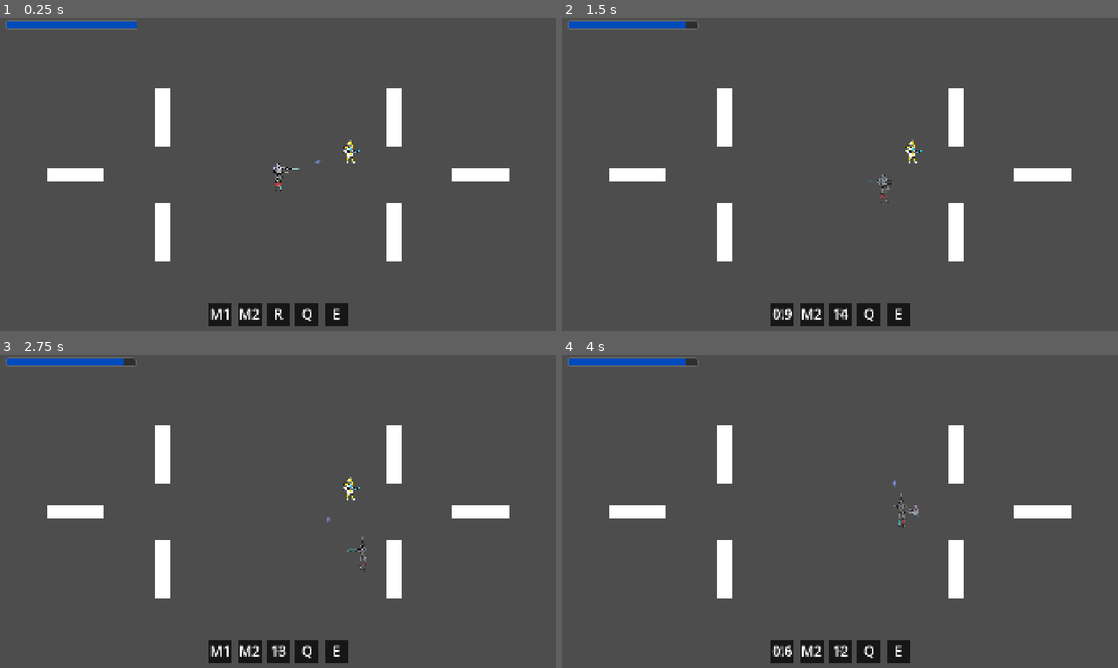
Above: before the commit, frames 1-4 (two rows, left to right).
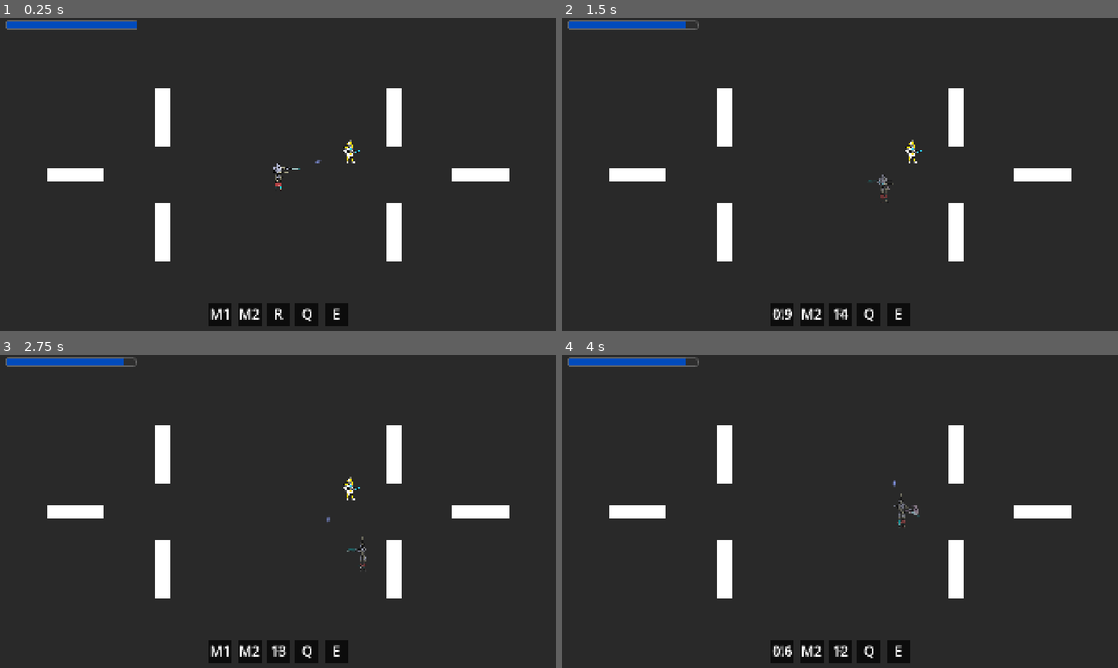
Above: after the commit, the same moments.

Repository: Thechi2000/ogj-2025
Game: Godot game, scene res://nodes/levels/level1/level1.tscn
Two runs of this game, one before a commit and one after it. Both use one fixed random seed, a clock stepped at 60 frames per second and the inputs below. The engine's default icon, where the game draws it, is replaced by a stand-in: a white triangle on a blue panel in a dark square.
Inputs (mouse positions are in pixels of both pictures, inside the frame that each line leads up to):
- Up to frame 1 (0.25 s): no input
- Up to frame 2 (1.5 s): move the mouse to (962, 158) at 0.52 s; hold D (move_right) 0.53-1.28 s; tap R (use_body_module) at 0.6 s; move the mouse to (728, 190) at 1.27 s; hold S (move_down) from 1.28 s (still down); click (728, 190) at 1.35 s
- Up to frame 3 (2.75 s): move the mouse to (333, 442) at 2.02 s; release S (move_down) at 2.03 s; hold D (move_right) from 2.03 s (still down); right-click (333, 442) at 2.1 s
- Up to frame 4 (4 s): move the mouse to (812, 574) at 2.77 s; release D (move_right) at 2.78 s; hold W (move_up) 2.78-3.53 s; tap R (use_body_module) at 2.85 s; move the mouse to (1006, 558) at 3.52 s; hold A (move_left) from 3.53 s (still down); click (1006, 558) at 3.6 s

The runs differ from the first frame. In frame 1, 95% of the frame differs, in the area x 0-100%, y 0-100%; in frame 2, 95%; in frame 3, 95%; in frame 4, 95%.

Commit message:
feat: module menu

Diff:
--- /dev/null
+++ b/bg_scroll.gd
@@ -0,0 +1,13 @@
+extends TextureRect
+
+@export var speed = Vector2(10.0, 10.0)
+
+var offset = Vector2()
+
+func _process(delta: float) -> void:
+	offset += delta*speed
+	if offset.x >= 1920.0:
+		offset.x -= 1920.0
+	if offset.y >= 1080.0:
+		offset.y -= 1080.0
+	position = offset - Vector2(1920, 1080)
--- /dev/null
+++ b/module_menu.gd
@@ -0,0 +1,12 @@
+extends CanvasLayer
+
+@export var module_selectors : Dictionary[Player.ModuleSlot, Node]
+
+func _exit():
+	pass
+
+func cancel():
+	_exit()
+
+func confirm():
+	_exit()
--- /dev/null
+++ b/module_menu.tscn
@@ -0,0 +1,189 @@
+[gd_scene load_steps=7 format=3 uid="uid://du5tvos5eclih"]
+
+[ext_resource type="Script" uid="uid://dyhlhdt3vkndc" path="res://module_menu.gd" id="1_3hyjm"]
+[ext_resource type="Texture2D" uid="uid://ci7i7k8kour1o" path="res://arts/tests/bg.png" id="2_u01e6"]
+[ext_resource type="Script" uid="uid://40xw4u7kxlgo" path="res://bg_scroll.gd" id="3_iw80h"]
+[ext_resource type="Texture2D" uid="uid://bn3n2qqsjg80n" path="res://arts/player/menu.png" id="4_731qf"]
+[ext_resource type="PackedScene" uid="uid://b3hp7kivao2pl" path="res://ui/select_module.tscn" id="5_wr23r"]
+[ext_resource type="Theme" uid="uid://lpvdefajyiib" path="res://ui_theme.tres" id="6_tfyqs"]
+
+[node name="Modules" type="CanvasLayer" node_paths=PackedStringArray("module_selectors")]
+script = ExtResource("1_3hyjm")
+module_selectors = {
+0: NodePath("LeftArm/SelectModule"),
+1: NodePath("RightLeg/SelectModule"),
+2: NodePath("LeftLeg/SelectModule"),
+3: NodePath("RightLeg/SelectModule"),
+4: NodePath("Body/SelectModule")
+}
+
+[node name="TextureRect2" type="TextureRect" parent="."]
+modulate = Color(1, 1, 1, 0.0588235)
+anchors_preset = 15
+anchor_right = 1.0
+anchor_bottom = 1.0
+offset_right = 3840.0
+offset_bottom = 2160.0
+grow_horizontal = 2
+grow_vertical = 2
+texture = ExtResource("2_u01e6")
+stretch_mode = 1
+script = ExtResource("3_iw80h")
+
+[node name="TextureRect" type="TextureRect" parent="."]
+anchors_preset = 15
+anchor_right = 1.0
+anchor_bottom = 1.0
+grow_horizontal = 2
+grow_vertical = 2
+texture = ExtResource("4_731qf")
+stretch_mode = 1
+
+[node name="RightArm" type="HBoxContainer" parent="."]
+anchors_preset = 15
+anchor_right = 1.0
+anchor_bottom = 1.0
+offset_left = 151.0
+offset_top = 387.0
+offset_right = -1526.0
+offset_bottom = -611.0
+grow_horizontal = 2
+grow_vertical = 2
+alignment = 1
+
+[node name="SelectModule" parent="RightArm" instance=ExtResource("5_wr23r")]
+layout_mode = 2
+
+[node name="Line2D" type="Line2D" parent="RightArm"]
+position = Vector2(-153, 90)
+points = PackedVector2Array(153, 0, 390, 0, 481, -132)
+width = 4.0
+default_color = Color(0.1408, 0.46528, 0.64, 0.517647)
+
+[node name="LeftArm" type="HBoxContainer" parent="."]
+anchors_preset = 15
+anchor_right = 1.0
+anchor_bottom = 1.0
+offset_left = 1426.0
+offset_top = 393.0
+offset_right = -251.0
+offset_bottom = -605.0
+grow_horizontal = 2
+grow_vertical = 2
+alignment = 1
+
+[node name="SelectModule" parent="LeftArm" instance=ExtResource("5_wr23r")]
+layout_mode = 2
+
+[node name="Line2D2" type="Line2D" parent="LeftArm"]
+position = Vector2(-1428, 90)
+points = PackedVector2Array(1674, 0, 1425, 0, 1328, -88)
+width = 4.0
+default_color = Color(0.1408, 0.46528, 0.64, 0.517647)
+
+[node name="RightLeg" type="HBoxContainer" parent="."]
+anchors_preset = 15
+anchor_right = 1.0
+anchor_bottom = 1.0
+offset_left = 138.0
+offset_top = 798.0
+offset_right = -1539.0
+offset_bottom = -200.0
+grow_horizontal = 2
+grow_vertical = 2
+alignment = 1
+
+[node name="SelectModule" parent="RightLeg" instance=ExtResource("5_wr23r")]
+layout_mode = 2
+item_count = 2
+popup/item_0/text = "Base"
+popup/item_1/text = "Dash"
+
+[node name="Line2D4" type="Line2D" parent="RightLeg"]
+position = Vector2(-1416, 90)
+points = PackedVector2Array(1468, 0, 1608, 0, 1854, -153)
+width = 4.0
+default_color = Color(0.1408, 0.46528, 0.64, 0.517647)
+
+[node name="LeftLeg" type="HBoxContainer" parent="."]
+anchors_preset = 15
+anchor_right = 1.0
+anchor_bottom = 1.0
+offset_left = 1420.0
+offset_top = 761.0
+offset_right = -257.0
+offset_bottom = -237.0
+grow_horizontal = 2
+grow_vertical = 2
+alignment = 1
+
+[node name="SelectModule" parent="LeftLeg" instance=ExtResource("5_wr23r")]
+layout_mode = 2
+item_count = 2
+popup/item_0/text = "Base"
+popup/item_1/text = "Dash"
+
+[node name="Line2D3" type="Line2D" parent="LeftLeg"]
+position = Vector2(-1417, 90)
+points = PackedVector2Array(1471, 0, 1605, 0, 1492, 139)
+width = 4.0
+default_color = Color(0.1408, 0.46528, 0.64, 0.517647)
+
+[node name="Body" type="HBoxContainer" parent="."]
+anchors_preset = 15
+anchor_right = 1.0
+anchor_bottom = 1.0
+offset_left = 1396.0
+offset_top = 582.0
+offset_right = -281.0
+offset_bottom = -416.0
+grow_horizontal = 2
+grow_vertical = 2
+alignment = 1
+
+[node name="SelectModule" parent="Body" instance=ExtResource("5_wr23r")]
+layout_mode = 2
+theme = ExtResource("6_tfyqs")
+popup/item_0/text = "Base"
+popup/item_1/text = "Warper"
+popup/item_2/text = "Camouflage"
+
+[node name="Line2D4" type="Line2D" parent="Body"]
+position = Vector2(-1417, 90)
+points = PackedVector2Array(1755, 0, 1419, 0, 1183, -285)
+width = 4.0
+default_color = Color(0.1408, 0.46528, 0.64, 0.517647)
+
+[node name="MarginContainer" type="MarginContainer" parent="."]
+anchors_preset = 12
+anchor_top = 1.0
+anchor_right = 1.0
+anchor_bottom = 1.0
+offset_top = -89.0
+grow_horizontal = 2
+grow_vertical = 0
+theme_override_constants/margin_left = 16
+theme_override_constants/margin_right = 16
+theme_override_constants/margin_bottom = 16
+
+[node name="HBoxContainer" type="HBoxContainer" parent="MarginContainer"]
+layout_mode = 2
+
+[node name="Cancel" type="Button" parent="MarginContainer/HBoxContainer"]
+layout_mode = 2
+theme = ExtResource("6_tfyqs")
+theme_override_font_sizes/font_size = 64
+text = "Cancel"
+
+[node name="Control" type="Control" parent="MarginContainer/HBoxContainer"]
+layout_mode = 2
+size_flags_horizontal = 3
+
+[node name="Confirm" type="Button" parent="MarginContainer/HBoxContainer"]
+layout_mode = 2
+theme = ExtResource("6_tfyqs")
+theme_override_font_sizes/font_size = 64
+text = "Confirm"
+
+[connection signal="pressed" from="MarginContainer/HBoxContainer/Cancel" to="." method="cancel"]
+[connection signal="pressed" from="MarginContainer/HBoxContainer/Confirm" to="." method="confirm"]
--- a/project.godot
+++ b/project.godot
@@ -81,3 +81,7 @@
 2d_physics/layer_3="Damages Players"
 2d_physics/layer_4="Enemies"
 2d_physics/layer_5="Player"
+
+[rendering]
+
+environment/defaults/default_clear_color=Color(0.162066, 0.162066, 0.162066, 1)
--- /dev/null
+++ b/ui/select_module.tscn
@@ -0,0 +1,214 @@
+[gd_scene load_steps=18 format=3 uid="uid://b3hp7kivao2pl"]
+
+[ext_resource type="FontFile" uid="uid://bccpnbvhhkhq3" path="res://Eirian-Regular.ttf" id="1_4hnks"]
+
+[sub_resource type="StyleBoxFlat" id="StyleBoxFlat_4hnks"]
+content_margin_left = 8.0
+content_margin_top = 4.0
+content_margin_right = 8.0
+content_margin_bottom = 4.0
+bg_color = Color(0.1, 0.1, 0.1, 0.3)
+corner_radius_top_left = 3
+corner_radius_top_right = 3
+corner_radius_bottom_right = 3
+corner_radius_bottom_left = 3
+corner_detail = 5
+
+[sub_resource type="StyleBoxFlat" id="StyleBoxFlat_fsyr0"]
+content_margin_left = 8.0
+content_margin_top = 4.0
+content_margin_right = 8.0
+content_margin_bottom = 4.0
+bg_color = Color(0.1, 0.1, 0.1, 0.3)
+corner_radius_top_left = 3
+corner_radius_top_right = 3
+corner_radius_bottom_right = 3
+corner_radius_bottom_left = 3
+corner_detail = 5
+
+[sub_resource type="StyleBoxFlat" id="StyleBoxFlat_afiw7"]
+content_margin_left = 4.0
+content_margin_top = 4.0
+content_margin_right = 4.0
+content_margin_bottom = 4.0
+bg_color = Color(1, 1, 1, 0.75)
+draw_center = false
+border_width_left = 2
+border_width_top = 2
+border_width_right = 2
+border_width_bottom = 2
+corner_radius_top_left = 3
+corner_radius_top_right = 3
+corner_radius_bottom_right = 3
+corner_radius_bottom_left = 3
+corner_detail = 5
+expand_margin_left = 2.0
+expand_margin_top = 2.0
+expand_margin_right = 2.0
+expand_margin_bottom = 2.0
+
+[sub_resource type="StyleBoxFlat" id="StyleBoxFlat_kfwkr"]
+content_margin_left = 8.0
+content_margin_top = 4.0
+content_margin_right = 8.0
+content_margin_bottom = 4.0
+bg_color = Color(0.225, 0.225, 0.225, 0.6)
+corner_radius_top_left = 3
+corner_radius_top_right = 3
+corner_radius_bottom_right = 3
+corner_radius_bottom_left = 3
+corner_detail = 5
+
+[sub_resource type="StyleBoxFlat" id="StyleBoxFlat_ix8hq"]
+content_margin_left = 8.0
+content_margin_top = 4.0
+content_margin_right = 8.0
+content_margin_bottom = 4.0
+bg_color = Color(0.225, 0.225, 0.225, 0.6)
+corner_radius_top_left = 3
+corner_radius_top_right = 3
+corner_radius_bottom_right = 3
+corner_radius_bottom_left = 3
+corner_detail = 5
+
+[sub_resource type="StyleBoxFlat" id="StyleBoxFlat_ufmgw"]
+content_margin_left = 8.0
+content_margin_top = 4.0
+content_margin_right = 8.0
+content_margin_bottom = 4.0
+bg_color = Color(0.1, 0.1, 0.1, 0.6)
+corner_radius_top_left = 3
+corner_radius_top_right = 3
+corner_radius_bottom_right = 3
+corner_radius_bottom_left = 3
+corner_detail = 5
+
+[sub_resource type="StyleBoxFlat" id="StyleBoxFlat_k7tuo"]
+content_margin_left = 8.0
+content_margin_top = 4.0
+content_margin_right = 8.0
+content_margin_bottom = 4.0
+bg_color = Color(0.1, 0.1, 0.1, 0.6)
+corner_radius_top_left = 3
+corner_radius_top_right = 3
+corner_radius_bottom_right = 3
+corner_radius_bottom_left = 3
+corner_detail = 5
+
+[sub_resource type="StyleBoxFlat" id="StyleBoxFlat_bct44"]
+content_margin_left = 8.0
+content_margin_top = 4.0
+content_margin_right = 8.0
+content_margin_bottom = 4.0
+bg_color = Color(0, 0, 0, 0.6)
+corner_radius_top_left = 3
+corner_radius_top_right = 3
+corner_radius_bottom_right = 3
+corner_radius_bottom_left = 3
+corner_detail = 5
+
+[sub_resource type="StyleBoxFlat" id="StyleBoxFlat_fxx1i"]
+content_margin_left = 8.0
+content_margin_top = 4.0
+content_margin_right = 8.0
+content_margin_bottom = 4.0
+bg_color = Color(0, 0, 0, 0.6)
+corner_radius_top_left = 3
+corner_radius_top_right = 3
+corner_radius_bottom_right = 3
+corner_radius_bottom_left = 3
+corner_detail = 5
+
+[sub_resource type="ImageTexture" id="ImageTexture_fsyr0"]
+
+[sub_resource type="ImageTexture" id="ImageTexture_afiw7"]
+
+[sub_resource type="ImageTexture" id="ImageTexture_kfwkr"]
+
+[sub_resource type="ImageTexture" id="ImageTexture_ix8hq"]
+
+[sub_resource type="StyleBoxLine" id="StyleBoxLine_ca3sv"]
+content_margin_left = 4.0
+content_margin_top = 0.0
+content_margin_right = 4.0
+content_margin_bottom = 0.0
+color = Color(0.5, 0.5, 0.5, 1)
+
+[sub_resource type="Theme" id="Theme_4hnks"]
+default_font = ExtResource("1_4hnks")
+OptionButton/colors/font_color = Color(0.875, 0.875, 0.875, 1)
+OptionButton/colors/font_disabled_color = Color(0.875, 0.875, 0.875, 0.5)
+OptionButton/colors/font_focus_color = Color(0.95, 0.95, 0.95, 1)
+OptionButton/colors/font_hover_color = Color(0.95, 0.95, 0.95, 1)
+OptionButton/colors/font_hover_pressed_color = Color(1, 1, 1, 1)
+OptionButton/colors/font_outline_color = Color(0, 0, 0, 1)
+OptionButton/colors/font_pressed_color = Color(1, 1, 1, 1)
+OptionButton/constants/arrow_margin = 4
+OptionButton/constants/h_separation = 4
+OptionButton/constants/modulate_arrow = 0
+OptionButton/constants/outline_size = 0
+OptionButton/font_sizes/font_size = 16
+OptionButton/icons/arrow = null
+OptionButton/styles/disabled = SubResource("StyleBoxFlat_4hnks")
+OptionButton/styles/disabled_mirrored = SubResource("StyleBoxFlat_fsyr0")
+OptionButton/styles/focus = SubResource("StyleBoxFlat_afiw7")
+OptionButton/styles/hover = SubResource("StyleBoxFlat_kfwkr")
+OptionButton/styles/hover_mirrored = SubResource("StyleBoxFlat_ix8hq")
+OptionButton/styles/normal = SubResource("StyleBoxFlat_ufmgw")
+OptionButton/styles/normal_mirrored = SubResource("StyleBoxFlat_k7tuo")
+OptionButton/styles/pressed = SubResource("StyleBoxFlat_bct44")
+OptionButton/styles/pressed_mirrored = SubResource("StyleBoxFlat_fxx1i")
+PopupMenu/colors/font_accelerator_color = Color(0.7, 0.7, 0.7, 0.8)
+PopupMenu/colors/font_color = Color(0.875, 0.875, 0.875, 1)
+PopupMenu/colors/font_disabled_color = Color(0.4, 0.4, 0.4, 0.8)
+PopupMenu/colors/font_hover_color = Color(0.875, 0.875, 0.875, 1)
+PopupMenu/colors/font_outline_color = Color(0, 0, 0, 1)
+PopupMenu/colors/font_separator_color = Color(0.875, 0.875, 0.875, 1)
+PopupMenu/colors/font_separator_outline_color = Color(0, 0, 0, 1)
+PopupMenu/constants/h_separation = 4
+PopupMenu/constants/icon_max_width = 0
+PopupMenu/constants/indent = 10
+PopupMenu/constants/item_end_padding = 2
+PopupMenu/constants/item_start_padding = 2
+PopupMenu/constants/outline_size = 0
+PopupMenu/constants/separator_outline_size = 0
+PopupMenu/constants/v_separation = 4
+PopupMenu/font_sizes/font_separator_size = 16
+PopupMenu/font_sizes/font_size = 56
+PopupMenu/fonts/font = ExtResource("1_4hnks")
+PopupMenu/fonts/font_separator = ExtResource("1_4hnks")
+PopupMenu/icons/checked = null
+PopupMenu/icons/checked_disabled = null
+PopupMenu/icons/radio_checked = SubResource("ImageTexture_fsyr0")
+PopupMenu/icons/radio_checked_disabled = SubResource("ImageTexture_afiw7")
+PopupMenu/icons/radio_unchecked = SubResource("ImageTexture_kfwkr")
+PopupMenu/icons/radio_unchecked_disabled = SubResource("ImageTexture_ix8hq")
+PopupMenu/icons/submenu = null
+PopupMenu/icons/submenu_mirrored = null
+PopupMenu/icons/unchecked = null
+PopupMenu/icons/unchecked_disabled = null
+PopupMenu/styles/hover = SubResource("StyleBoxFlat_kfwkr")
+PopupMenu/styles/labeled_separator_left = SubResource("StyleBoxLine_ca3sv")
+PopupMenu/styles/labeled_separator_right = SubResource("StyleBoxLine_ca3sv")
+PopupMenu/styles/panel = SubResource("StyleBoxFlat_ufmgw")
+PopupMenu/styles/separator = SubResource("StyleBoxLine_ca3sv")
+
+[sub_resource type="ImageTexture" id="ImageTexture_4hnks"]
+
+[node name="SelectButton" type="OptionButton"]
+texture_filter = 1
+offset_right = 32.0
+offset_bottom = 20.0
+theme = SubResource("Theme_4hnks")
+theme_override_fonts/font = ExtResource("1_4hnks")
+theme_override_font_sizes/font_size = 64
+theme_override_icons/arrow = SubResource("ImageTexture_4hnks")
+alignment = 1
+selected = 0
+item_count = 3
+popup/item_0/text = "Gun"
+popup/item_0/id = 0
+popup/item_1/text = "Missile"
+popup/item_1/id = 1
+popup/item_2/text = "Sword"
+popup/item_2/id = 2
--- /dev/null
+++ b/ui_theme.tres
@@ -0,0 +1,194 @@
+[gd_resource type="Theme" load_steps=16 format=3 uid="uid://lpvdefajyiib"]
+
+[ext_resource type="FontFile" uid="uid://bccpnbvhhkhq3" path="res://Eirian-Regular.ttf" id="1_touxu"]
+
+[sub_resource type="StyleBoxFlat" id="StyleBoxFlat_4hnks"]
+content_margin_left = 8.0
+content_margin_top = 4.0
+content_margin_right = 8.0
+content_margin_bottom = 4.0
+bg_color = Color(0.1, 0.1, 0.1, 0.3)
+corner_radius_top_left = 3
+corner_radius_top_right = 3
+corner_radius_bottom_right = 3
+corner_radius_bottom_left = 3
+corner_detail = 5
+
+[sub_resource type="StyleBoxFlat" id="StyleBoxFlat_fsyr0"]
+content_margin_left = 8.0
+content_margin_top = 4.0
+content_margin_right = 8.0
+content_margin_bottom = 4.0
+bg_color = Color(0.1, 0.1, 0.1, 0.3)
+corner_radius_top_left = 3
+corner_radius_top_right = 3
+corner_radius_bottom_right = 3
+corner_radius_bottom_left = 3
+corner_detail = 5
+
+[sub_resource type="StyleBoxFlat" id="StyleBoxFlat_afiw7"]
+content_margin_left = 4.0
+content_margin_top = 4.0
+content_margin_right = 4.0
+content_margin_bottom = 4.0
+bg_color = Color(1, 1, 1, 0.75)
+draw_center = false
+border_width_left = 2
+border_width_top = 2
+border_width_right = 2
+border_width_bottom = 2
+corner_radius_top_left = 3
+corner_radius_top_right = 3
+corner_radius_bottom_right = 3
+corner_radius_bottom_left = 3
+corner_detail = 5
+expand_margin_left = 2.0
+expand_margin_top = 2.0
+expand_margin_right = 2.0
+expand_margin_bottom = 2.0
+
+[sub_resource type="StyleBoxFlat" id="StyleBoxFlat_kfwkr"]
+content_margin_left = 8.0
+content_margin_top = 4.0
+content_margin_right = 8.0
+content_margin_bottom = 4.0
+bg_color = Color(0.225, 0.225, 0.225, 0.6)
+corner_radius_top_left = 3
+corner_radius_top_right = 3
+corner_radius_bottom_right = 3
+corner_radius_bottom_left = 3
+corner_detail = 5
+
+[sub_resource type="StyleBoxFlat" id="StyleBoxFlat_ix8hq"]
+content_margin_left = 8.0
+content_margin_top = 4.0
+content_margin_right = 8.0
+content_margin_bottom = 4.0
+bg_color = Color(0.225, 0.225, 0.225, 0.6)
+corner_radius_top_left = 3
+corner_radius_top_right = 3
+corner_radius_bottom_right = 3
+corner_radius_bottom_left = 3
+corner_detail = 5
+
+[sub_resource type="StyleBoxFlat" id="StyleBoxFlat_ufmgw"]
+content_margin_left = 8.0
+content_margin_top = 4.0
+content_margin_right = 8.0
+content_margin_bottom = 4.0
+bg_color = Color(0.1, 0.1, 0.1, 0.6)
+corner_radius_top_left = 3
+corner_radius_top_right = 3
+corner_radius_bottom_right = 3
+corner_radius_bottom_left = 3
+corner_detail = 5
+
+[sub_resource type="StyleBoxFlat" id="StyleBoxFlat_k7tuo"]
+content_margin_left = 8.0
+content_margin_top = 4.0
+content_margin_right = 8.0
+content_margin_bottom = 4.0
+bg_color = Color(0.1, 0.1, 0.1, 0.6)
+corner_radius_top_left = 3
+corner_radius_top_right = 3
+corner_radius_bottom_right = 3
+corner_radius_bottom_left = 3
+corner_detail = 5
+
+[sub_resource type="StyleBoxFlat" id="StyleBoxFlat_bct44"]
+content_margin_left = 8.0
+content_margin_top = 4.0
+content_margin_right = 8.0
+content_margin_bottom = 4.0
+bg_color = Color(0, 0, 0, 0.6)
+corner_radius_top_left = 3
+corner_radius_top_right = 3
+corner_radius_bottom_right = 3
+corner_radius_bottom_left = 3
+corner_detail = 5
+
+[sub_resource type="StyleBoxFlat" id="StyleBoxFlat_fxx1i"]
+content_margin_left = 8.0
+content_margin_top = 4.0
+content_margin_right = 8.0
+content_margin_bottom = 4.0
+bg_color = Color(0, 0, 0, 0.6)
+corner_radius_top_left = 3
+corner_radius_top_right = 3
+corner_radius_bottom_right = 3
+corner_radius_bottom_left = 3
+corner_detail = 5
+
+[sub_resource type="ImageTexture" id="ImageTexture_fsyr0"]
+
+[sub_resource type="ImageTexture" id="ImageTexture_afiw7"]
+
+[sub_resource type="ImageTexture" id="ImageTexture_kfwkr"]
+
+[sub_resource type="ImageTexture" id="ImageTexture_ix8hq"]
+
+[sub_resource type="StyleBoxLine" id="StyleBoxLine_ca3sv"]
+content_margin_left = 4.0
+content_margin_top = 0.0
+content_margin_right = 4.0
+content_margin_bottom = 0.0
+color = Color(0.5, 0.5, 0.5, 1)
+
+[resource]
+default_font = ExtResource("1_touxu")
+OptionButton/colors/font_color = Color(0.875, 0.875, 0.875, 1)
+OptionButton/colors/font_disabled_color = Color(0.875, 0.875, 0.875, 0.5)
+OptionButton/colors/font_focus_color = Color(0.95, 0.95, 0.95, 1)
+OptionButton/colors/font_hover_color = Color(0.95, 0.95, 0.95, 1)
+OptionButton/colors/font_hover_pressed_color = Color(1, 1, 1, 1)
+OptionButton/colors/font_outline_color = Color(0, 0, 0, 1)
+OptionButton/colors/font_pressed_color = Color(1, 1, 1, 1)
+OptionButton/constants/arrow_margin = 4
+OptionButton/constants/h_separation = 4
+OptionButton/constants/modulate_arrow = 0
+OptionButton/constants/outline_size = 0
+OptionButton/font_sizes/font_size = 16
+OptionButton/icons/arrow = null
+OptionButton/styles/disabled = SubResource("StyleBoxFlat_4hnks")
+OptionButton/styles/disabled_mirrored = SubResource("StyleBoxFlat_fsyr0")
+OptionButton/styles/focus = SubResource("StyleBoxFlat_afiw7")
+OptionButton/styles/hover = SubResource("StyleBoxFlat_kfwkr")
+OptionButton/styles/hover_mirrored = SubResource("StyleBoxFlat_ix8hq")
+OptionButton/styles/normal = SubResource("StyleBoxFlat_ufmgw")
+OptionButton/styles/normal_mirrored = SubResource("StyleBoxFlat_k7tuo")
+OptionButton/styles/pressed = SubResource("StyleBoxFlat_bct44")
+OptionButton/styles/pressed_mirrored = SubResource("StyleBoxFlat_fxx1i")
+PopupMenu/colors/font_accelerator_color = Color(0.7, 0.7, 0.7, 0.8)
+PopupMenu/colors/font_color = Color(0.875, 0.875, 0.875, 1)
+PopupMenu/colors/font_disabled_color = Color(0.4, 0.4, 0.4, 0.8)
+PopupMenu/colors/font_hover_color = Color(0.875, 0.875, 0.875, 1)
+PopupMenu/colors/font_outline_color = Color(0, 0, 0, 1)
+PopupMenu/colors/font_separator_color = Color(0.875, 0.875, 0.875, 1)
+PopupMenu/colors/font_separator_outline_color = Color(0, 0, 0, 1)
+PopupMenu/constants/h_separation = 4
+PopupMenu/constants/icon_max_width = 0
+PopupMenu/constants/indent = 10
+PopupMenu/constants/item_end_padding = 2
+PopupMenu/constants/item_start_padding = 2
+PopupMenu/constants/outline_size = 0
+PopupMenu/constants/separator_outline_size = 0
+PopupMenu/constants/v_separation = 4
+PopupMenu/font_sizes/font_separator_size = 16
+PopupMenu/font_sizes/font_size = 56
+PopupMenu/fonts/font = ExtResource("1_touxu")
+PopupMenu/fonts/font_separator = ExtResource("1_touxu")
+PopupMenu/icons/checked = null
+PopupMenu/icons/checked_disabled = null
+PopupMenu/icons/radio_checked = SubResource("ImageTexture_fsyr0")
+PopupMenu/icons/radio_checked_disabled = SubResource("ImageTexture_afiw7")
+PopupMenu/icons/radio_unchecked = SubResource("ImageTexture_kfwkr")
+PopupMenu/icons/radio_unchecked_disabled = SubResource("ImageTexture_ix8hq")
+PopupMenu/icons/submenu = null
+PopupMenu/icons/submenu_mirrored = null
+PopupMenu/icons/unchecked = null
+PopupMenu/icons/unchecked_disabled = null
+PopupMenu/styles/hover = SubResource("StyleBoxFlat_kfwkr")
+PopupMenu/styles/labeled_separator_left = SubResource("StyleBoxLine_ca3sv")
+PopupMenu/styles/labeled_separator_right = SubResource("StyleBoxLine_ca3sv")
+PopupMenu/styles/panel = SubResource("StyleBoxFlat_ufmgw")
+PopupMenu/styles/separator = SubResource("StyleBoxLine_ca3sv")
Binary file added: Eirian-Regular.ttf
Not shown, added: Eirian-Regular.ttf.import
Not shown, added: arts/intro_image/intro_beautiful.png.import
Not shown, added: arts/intro_image/intro_fire.png.import
Binary file added: arts/player/menu.png
Not shown, added: arts/start_button.png.import
Binary file added: arts/tests/bg.png
Not shown, added: arts/tests/bg.png.import
Not shown, added: bg_scroll.gd.uid
Not shown, added: module_menu.gd.uid
Not shown, added: music/ATOMIC_shop.wav.import
Not shown, added: music/title/ATOMIC_title_loop.wav.import
(and 2 more such lines)
